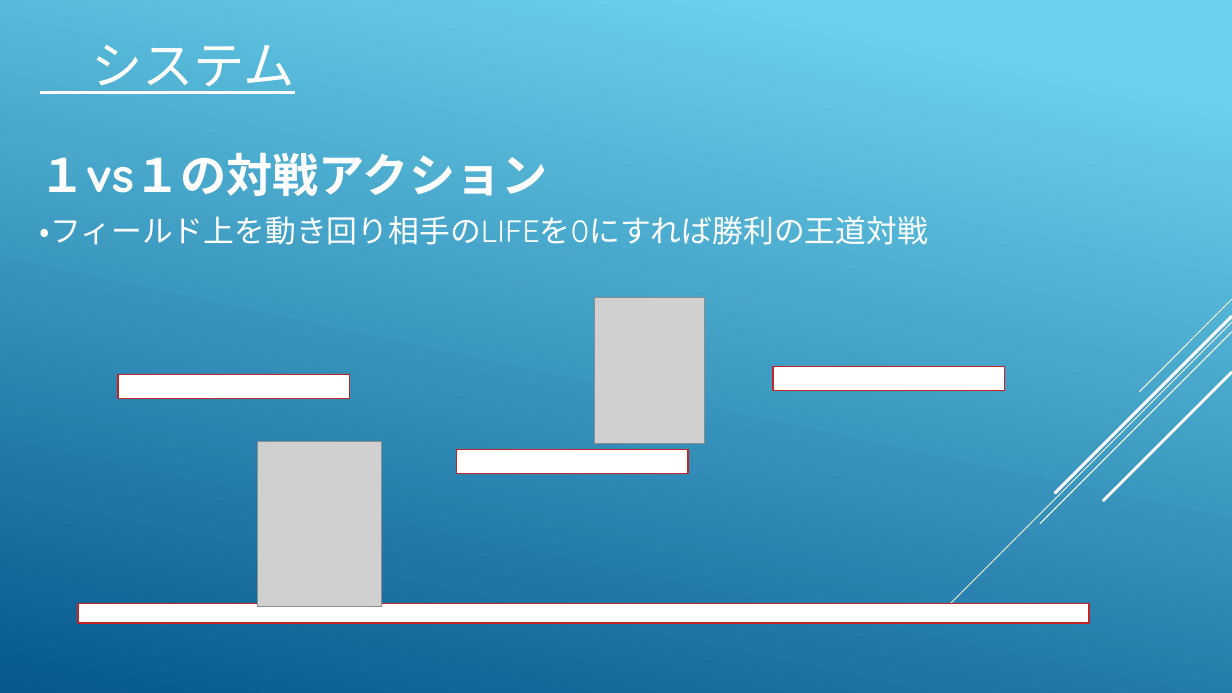
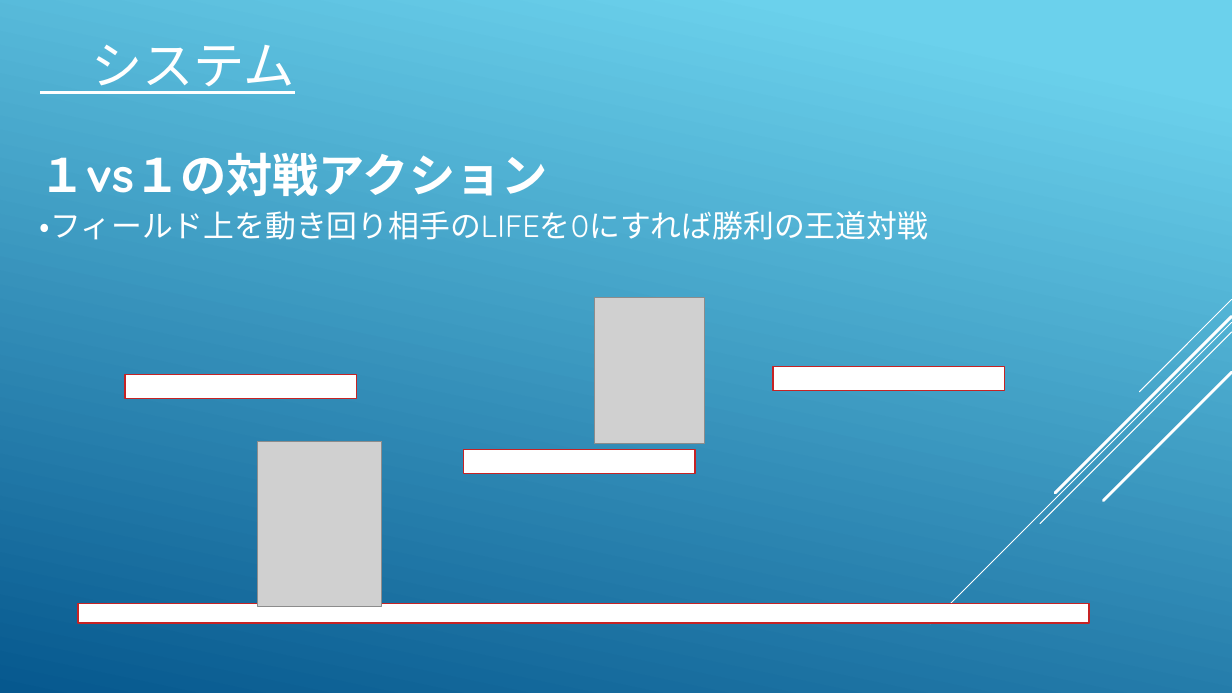
Before and after one commit to koike0723/Aso2020Winter, a slide deck: slide 4 of 企画書.pptx. Drawn at 1232x693 pixels with LibreOffice and Linux fonts; fonts in the diff are those of the drawing; grey boxes stand for pictures. Boxes give left, top, right and bottom in pixels: in the first picture for what was removed or moved away, otherwise in the second. Text is boxed around its words. In the diff, an @@ line names an element or a change of style, - is before the commit and + after.

```diff
--- a/企画書.pptx
+++ b/企画書.pptx
@@ text "・フィールド上を動き回り相手のLIFEを0にすれば勝利の王道対戦": place and size @@
-text "・フィールド上を動き回り相手のLIFEを0にすれば勝利の王道対戦" at box(40, 216, 928, 245)
+text "・フィールド上を動き回り相手のLIFEを0にすれば勝利の王道対戦" at box(40, 211, 928, 240)
@@ rectangle: place and size @@
-rectangle at box(118, 374, 350, 398)
+rectangle at box(125, 374, 357, 398)
@@ rectangle: place and size @@
-rectangle at box(457, 450, 689, 474)
+rectangle at box(463, 450, 695, 474)
```
Also in this commit, not shown: 4 other slides changed, 8 slides added, 8 slides removed, 8 other files.
